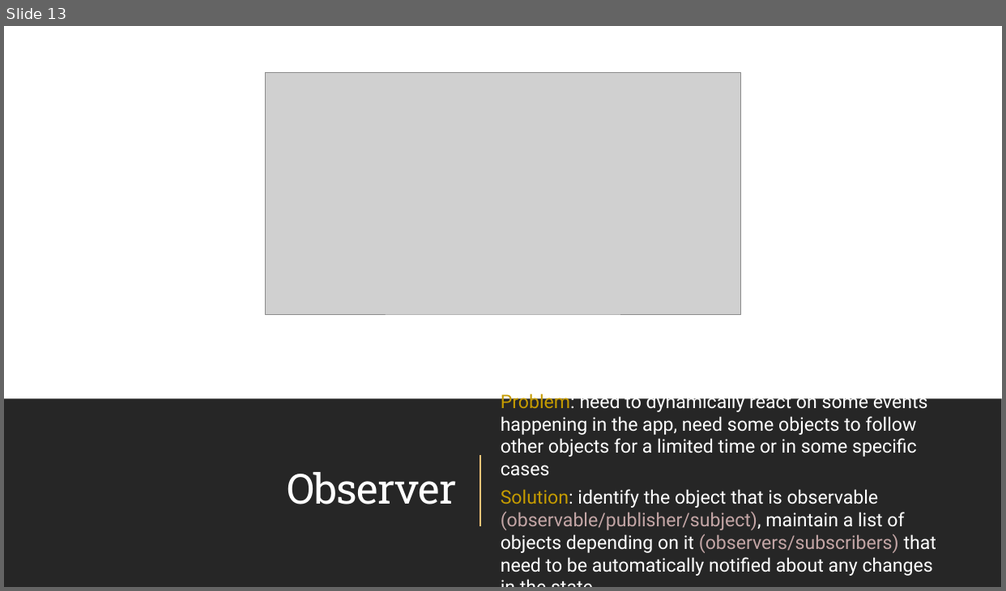
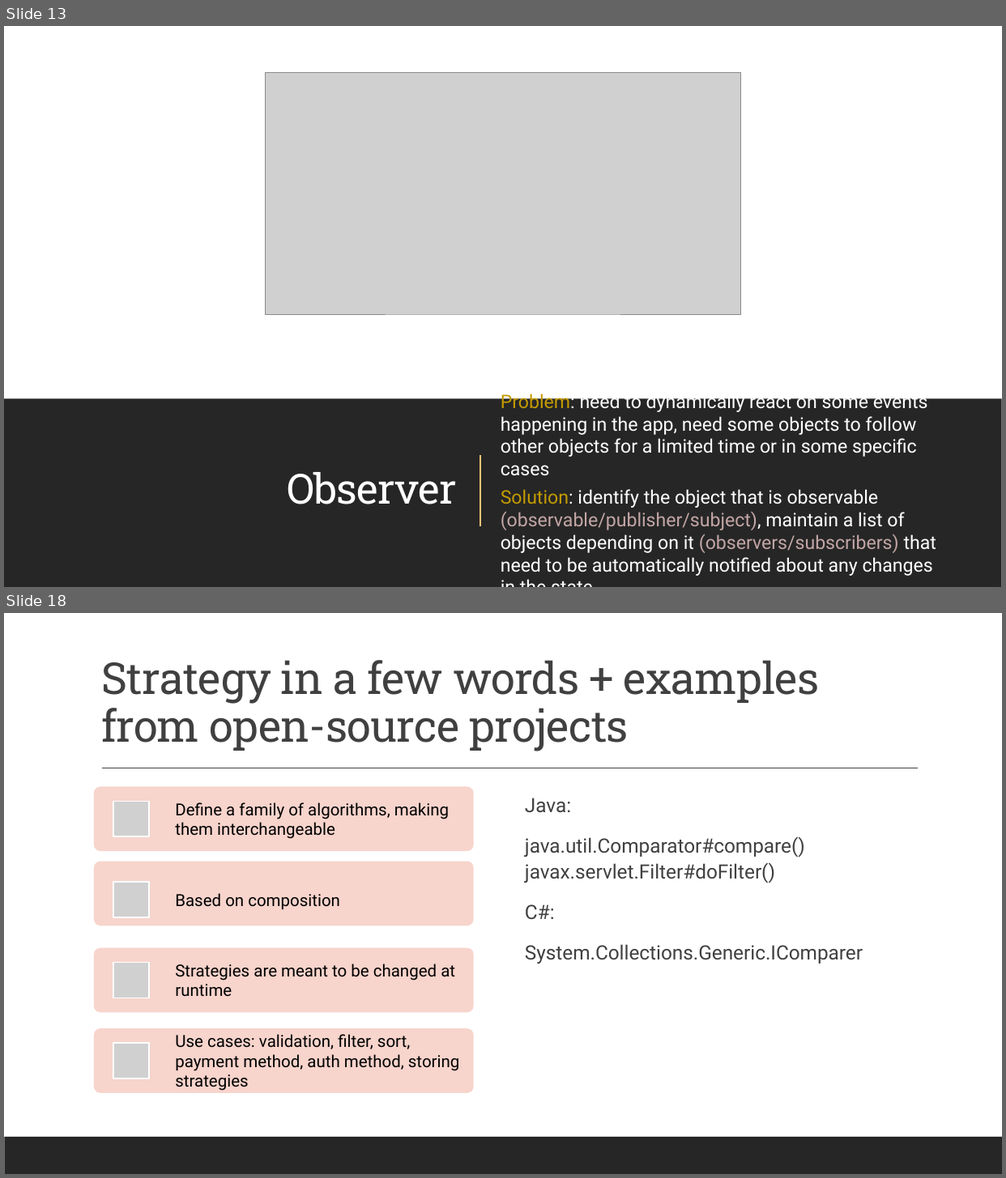
Before and after one commit to amturian/design-patterns, a slide deck: PPT Presentations/DesignPatterns-BehavioralPatterns.pptx. Shown one above the other, each under a label of ours: slide 13 before the commit, slides 13 and 18 after it; the slides between them are not shown. The pictures are 1006x591 and 1006x1178 pixels, drawn with LibreOffice and Linux fonts; fonts in the diff are those of the drawing; grey boxes stand for pictures. Boxes give left, top, right and bottom in pixels: in the first picture for what was removed or moved away, otherwise in the second. Text is boxed around its words. In the diff, an @@ line names an element or a change of style, - is before the commit and + after.

Commit message:
add strategy and template slides

```diff
--- a/PPT Presentations/DesignPatterns-BehavioralPatterns.pptx
+++ b/PPT Presentations/DesignPatterns-BehavioralPatterns.pptx
@@ slide 18 added at (4, 613, 1002, 1174), background #FFFFFF @@
@@ title added at (101, 660, 819, 752), 42.3 pt, text #404040 @@
+Strategy in a few words + examples from open-source projects
@@ line added from (102, 769) to (918, 769), #404040 1 pt @@
@@ text added at (525, 798, 863, 964), 19 pt, text #404040 @@
+Java:
+java.util.Comparator#compare() javax.servlet.Filter#doFilter()
+C#:
+System.Collections.Generic.IComparer
@@ group added at (94, 786, 473, 1093): 4 rounded rectangles, 4 pictures, 4 texts @@
+Define a family of algorithms, making them interchangeable
+Based on composition
+Strategies are meant to be changed at runtime
+Use cases: validation, filter, sort, payment method, auth method, storing strategies
@@ rectangle added at (4, 1137, 1002, 1174), fill #262626 @@
```
Also in this commit, not shown: 5 other slides added.
